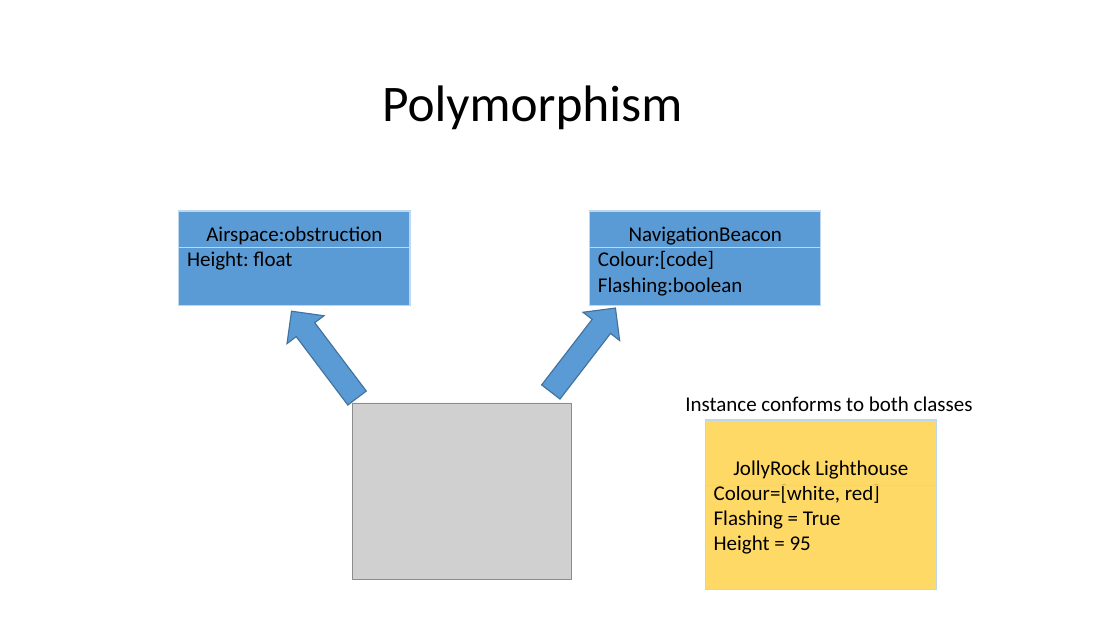
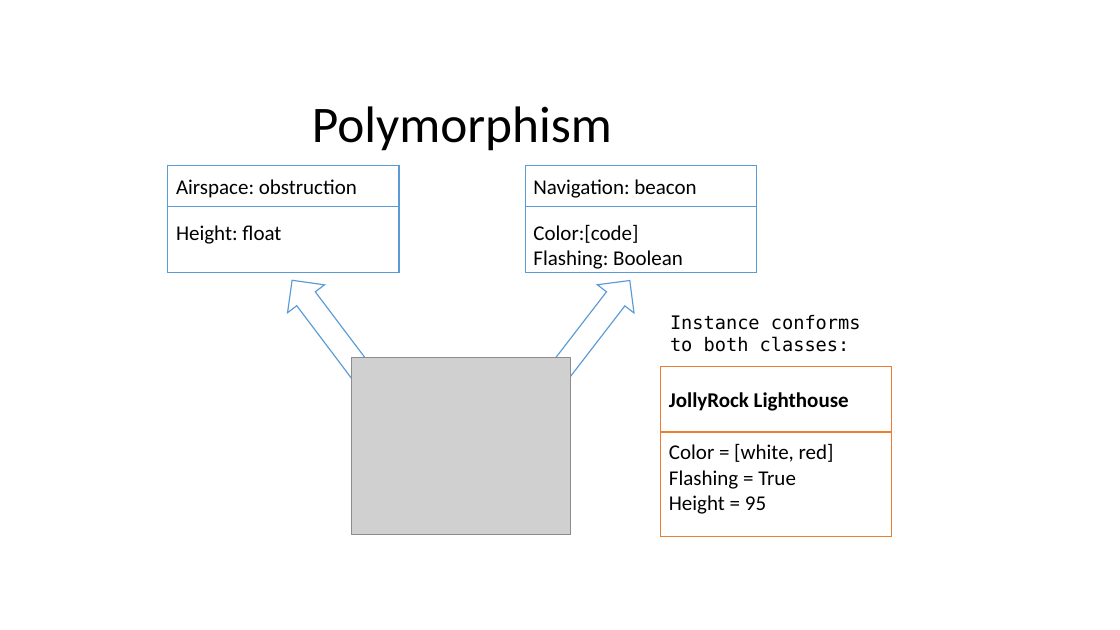
Before and after one commit to opengeospatial/swe4citizenscience, a slide deck: slide 6 of ppt/Slides_for_ER.pptx. Drawn at 1120x630 pixels with LibreOffice and Linux fonts; fonts in the diff are those of the drawing; grey boxes stand for pictures. Boxes give left, top, right and bottom in pixels: in the first picture for what was removed or moved away, otherwise in the second. Text is boxed around its words. In the diff, an @@ line names an element or a change of style, - is before the commit and + after.

```diff
--- a/ppt/Slides_for_ER.pptx
+++ b/ppt/Slides_for_ER.pptx
@@ title "Polymorphism": place and size @@
-title "Polymorphism" at <box>382,85,682,130</box>
+title "Polymorphism" at <box>312,106,612,151</box>
@@ rectangle "Airspace:obstruction": place and size @@
-rectangle "Airspace:obstruction" at <box>179,211,410,306</box>
+rectangle "Airspace:obstruction" at <box>168,166,399,272</box>
@@ rectangle "Airspace:obstruction" at <box>168,166,399,272</box>: fill #5B9BD5 to #FFFFFF; outline #BDD7EE 1 pt to #5B9BD5 1 pt @@
@@ rectangle "Airspace: obstruction": place and size @@
-rectangle "Airspace: obstruction" at <box>179,211,410,247</box>
+rectangle "Airspace: obstruction" at <box>168,166,399,207</box>
@@ rectangle "Airspace: obstruction" at <box>168,166,399,207</box>: fill none to #FFFFFF; outline #BDD7EE 1 pt to #5B9BD5 1 pt @@
@@ text in rectangle at <box>195,179,371,196</box>: text added @@
+Airspace: obstruction
@@ rectangle "NavigationBeacon" at <box>525,166,756,272</box>: fill #5B9BD5 to #FFFFFF; outline #BDD7EE 1 pt to #5B9BD5 1 pt @@
@@ rectangle "NavigationBeacon": place and size @@
-rectangle "NavigationBeacon" at <box>590,211,821,306</box>
+rectangle "NavigationBeacon" at <box>525,166,756,272</box>
@@ rectangle "Navigation: beacon" at <box>525,166,756,207</box>: fill none to #FFFFFF; outline #BDD7EE 1 pt to #5B9BD5 1 pt @@
@@ rectangle "Navigation: beacon": place and size @@
-rectangle "Navigation: beacon" at <box>590,211,821,247</box>
+rectangle "Navigation: beacon" at <box>525,166,756,207</box>
@@ text in rectangle at <box>533,179,696,198</box>: text added @@
+Navigation: beacon
@@ text in rectangle at <box>533,224,683,269</box>: text changed @@
-Colour:[code]
-Flashing:boolean
+Color:[code]
+Flashing: Boolean
@@ down arrow at <box>273,267,401,415</box>: fill #5B9BD5 to none; outline #43739E 1 pt to #5B9BD5 1 pt @@
@@ down arrow: place and size @@
-down arrow at <box>274,297,376,411</box>
+down arrow at <box>273,267,401,415</box>
@@ down arrow: place and size @@
-down arrow at <box>533,294,634,406</box>
+down arrow at <box>510,266,648,426</box>
@@ down arrow at <box>510,266,648,426</box>: fill #5B9BD5 to none; outline #43739E 1 pt to #5B9BD5 1 pt @@
@@ text at <box>670,314,861,352</box>: text changed; size 18 to 16 pt; font Calibri to DejaVu Sans Mono @@
-Instance conforms to both classes
+Instance conforms
+to both classes:
@@ picture: place and size @@
-picture at <box>353,403,571,580</box>
+picture at <box>351,358,570,534</box>
@@ rectangle "JollyRock Lighthouse": place and size @@
-rectangle "JollyRock Lighthouse" at <box>706,420,937,590</box>
+rectangle "JollyRock Lighthouse" at <box>661,367,892,537</box>
@@ rectangle "JollyRock Lighthouse": place and size @@
-rectangle "JollyRock Lighthouse" at <box>706,420,937,486</box>
+rectangle "JollyRock Lighthouse" at <box>661,367,892,433</box>
@@ rectangle "JollyRock Lighthouse" at <box>661,367,892,537</box>: bold on in "JollyRock Lighthouse"; alignment centre to left; fill #FFD966 to #FFFFFF; outline #BDD7EE 1 pt to #ED7D31 1 pt @@
@@ rectangle "JollyRock Lighthouse" at <box>661,367,892,433</box>: fill none to #FFFFFF; outline #BDD7EE 1 pt to #ED7D31 1 pt @@
@@ text in rectangle at <box>669,392,849,411</box>: text added @@
+JollyRock Lighthouse
@@ text in rectangle at <box>669,443,834,462</box>: text changed @@
-Colour=[white, red]
+Color = [white, red]
```
Also in this commit, not shown: 1 other slide changed, 8 other files.
